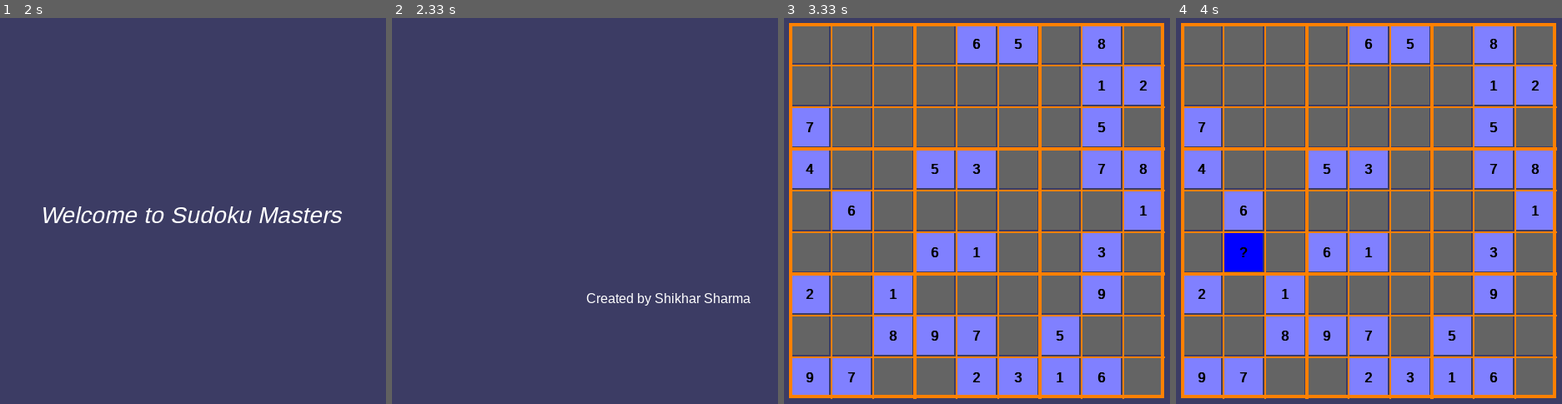
Above: before the commit, frames 1-4 (left to right).
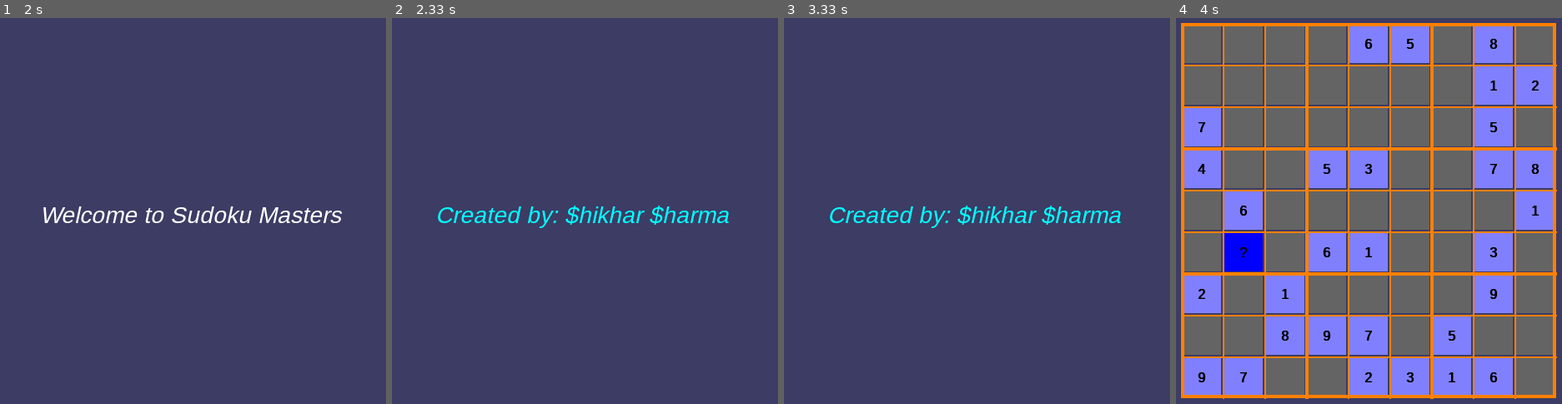
Above: after the commit, the same moments.

Repository: Hidestor/Pygame-Sudoku
Game: pygame game, started from sudoku 2.0.py
The game is run twice, just before and just after one commit, with the same random seed, the same clock (stepped at 60 frames per second) and the same inputs.
Inputs (mouse positions are in pixels of both pictures, inside the frame that each line leads up to):
- Up to frame 1 (2 s): no input
- Up to frame 2 (2.33 s): no input
- Up to frame 3 (3.33 s): no input
- Up to frame 4 (4 s): click (1249, 261) at 3.58 s; click (1307, 338) at 3.98 s

Frame 1 is identical in both runs. In frame 2, 1.7% of the frame differs, in the area x 11-93%, y 48-75%; in frame 3, 89%, in the area x 1-99%, y 1-99%; in frame 4, nothing differs.

Commit message:
Update sudoku 2.0.py

Diff:
--- a/sudoku 2.0.py
+++ b/sudoku 2.0.py
@@ -1,3 +1,4 @@
+# An interactive game of Sudoku developed in pygame(GUI)
 
 import sys
 import pygame
@@ -7,13 +8,14 @@
 from pygame.locals import *
 from copy import deepcopy
 
+#Defining game window parameters
 WINDOWHEIGHT = 500
 WINDOWWIDTH = 500
-BOXSIZE = 50
+BOXSIZE = 50 #where digits are filled
 LEFTMARGIN = 25
 TOPMARGIN = 20
 BOXMARGIN = 2
-BOXEFF = BOXSIZE - 2*BOXMARGIN
+BOXEFF = BOXSIZE - 2*BOXMARGIN #effective box size
 
 #frames per second
 FPS = 30
@@ -36,10 +38,11 @@
 CYAN     = (  0, 255, 255)
 
 
+# setting colours of the different game parameters
 BOXCOLOUR = GRAY #before filling the value
 HIGHLIGHT = CYAN #on mouse hover
 CLICKED = BLUE #upon finalizing the selected value
-BGCOLOUR = NAVYBLUE
+BGCOLOUR = NAVYBLUE #Background colour
 TEXTCOLOUR = BLACK
 ORIGINAL = (128, 128, 255)
 LINECOLOUR = ORANGE #boundary lines
@@ -49,7 +52,7 @@
 
 #building the surface object with height = 500 and width = 500
 DISPLAYSURF=pygame.display.set_mode((WINDOWHEIGHT,WINDOWWIDTH))
-FPSCLOCK=pygame.time.Clock() #form frames per second
+FPSCLOCK=pygame.time.Clock() #for frames per second
 pygame.display.set_caption('Sudoku Masters')
 
 #Font
@@ -179,25 +182,31 @@
 	else:
 		return 0
 
+
+#Takes a partially filled-in grid and attempts to assign values to
+#all unassigned locations in such a way to meet the requirements
+#for Sudoku solution (non-duplication across rows, columns, and boxes)
 def fillUp(board):
+	#box is a list variable that keeps the record of row and col in findUnassigned() function
 	box = [0,0]
+	#If there is no unassigned location, we are done
 	if not findUnassigned(board,box):
 		return True
-	for i in range(1,10):
-		if(isSafe(board,box[0],box[1],i)):
+	for i in range(1,10): #consider digits 1 to 9
+		if(isSafe(board,box[0],box[1],i)): #if looks promising
 			board[box[0]][box[1]]=i
 			if(fillUp(board)): #solvable
 				return True
-			board[box[0]][box[1]]=0
+			board[box[0]][box[1]]=0 #failure, unmake & try again
 	return False #backtrack
 
 def isSafe(board,row,col,num):
 	for i in range (9):
-		if board[i][col]==num:
+		if board[i][col]==num: #checking in current column
 			return False
-		if board[row][i]==num:
+		if board[row][i]==num: #checking in current row
 			return False
-	for i in range (row//3*3,row//3*3+3):
+	for i in range (row//3*3,row//3*3+3): #checking in current 3x3 grid
 		for j in range (col//3*3,col//3*3+3):
 			if board[i][j]==num:
 				return False
@@ -278,20 +287,26 @@
 		return True
 
 def welcomeScr():
+
+	#first screen displaying 'Welcome to Sudoku Masters'
 	DISPLAYSURF.fill(BGCOLOUR)
 	welcomeMessage=largeFont.render('Welcome to Sudoku Masters',True,WHITE)
+	welcomeRect=welcomeMessage.get_rect() # welcome rectangle is used to position the text on the display surface
+	welcomeRect.center=(WINDOWWIDTH/2,WINDOWHEIGHT/2) #center of display surface
+	DISPLAYSURF.blit(welcomeMessage,welcomeRect) #placing the text on screen and at the mid of the display surface
+	pygame.display.update() #updating the display surface
+	time.sleep(2) #pause for a two seconds for the 'Welcome to Sudoku Masters' text
+
+	#second screen showing the name of the maker
+	DISPLAYSURF.fill(BGCOLOUR)
+	welcomeMessage=largeFont.render('Created by: $hikhar $harma',True,CYAN)
 	welcomeRect=welcomeMessage.get_rect()
 	welcomeRect.center=(WINDOWWIDTH/2,WINDOWHEIGHT/2)
 	DISPLAYSURF.blit(welcomeMessage,welcomeRect)
 	pygame.display.update()
-	time.sleep(2) #pause for a two seconds
-	DISPLAYSURF.fill(BGCOLOUR)
-	welcomeMessage=smallFont.render('Created by Shikhar Sharma',True,WHITE)
-	welcomeRect=welcomeMessage.get_rect()
-	welcomeRect.center=(WINDOWWIDTH/2+100,WINDOWHEIGHT/2+100)
-	DISPLAYSURF.blit(welcomeMessage,welcomeRect)
-	pygame.display.update()
-	time.sleep(1)
+	time.sleep(1.5)
+
+	#3rd and final screen where the actual sudoku is drawn
 	DISPLAYSURF.fill(BGCOLOUR)
 	pygame.display.update()
 
@@ -299,6 +314,7 @@
 	for row in range(9):
 		for col in range(9):
 			if displayedBoard[row][col]!=0:
+				#parameters passed to Rect() functions are 'x','y' coordinate of starting point and 'width' and 'height'
 				currBox=pygame.Rect(LEFTMARGIN+BOXMARGIN+BOXSIZE*col,TOPMARGIN+BOXMARGIN+BOXSIZE*row,BOXEFF,BOXEFF)
 				if originalBoard[row][col]==0:
 					pygame.draw.rect(DISPLAYSURF,CLICKED,currBox)
